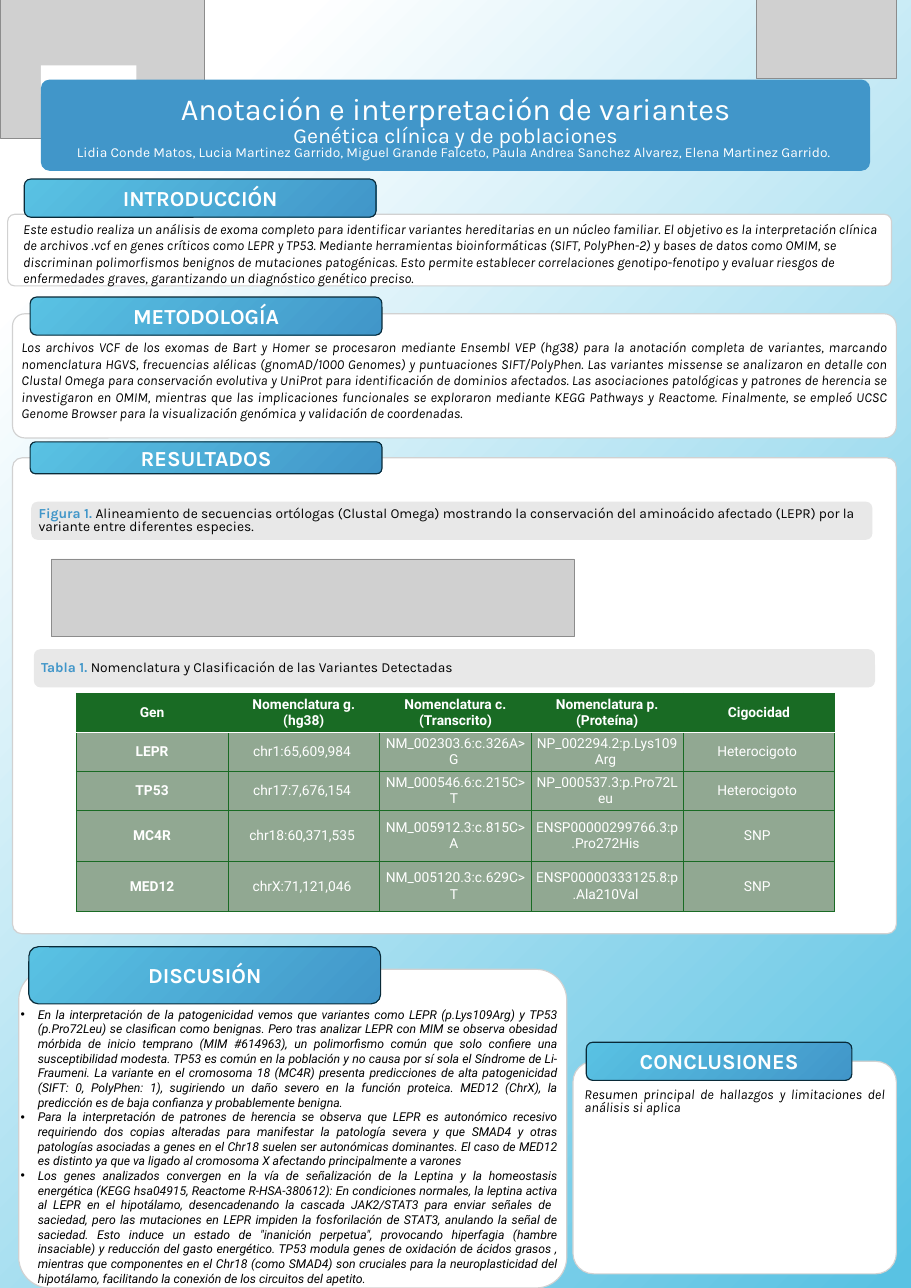
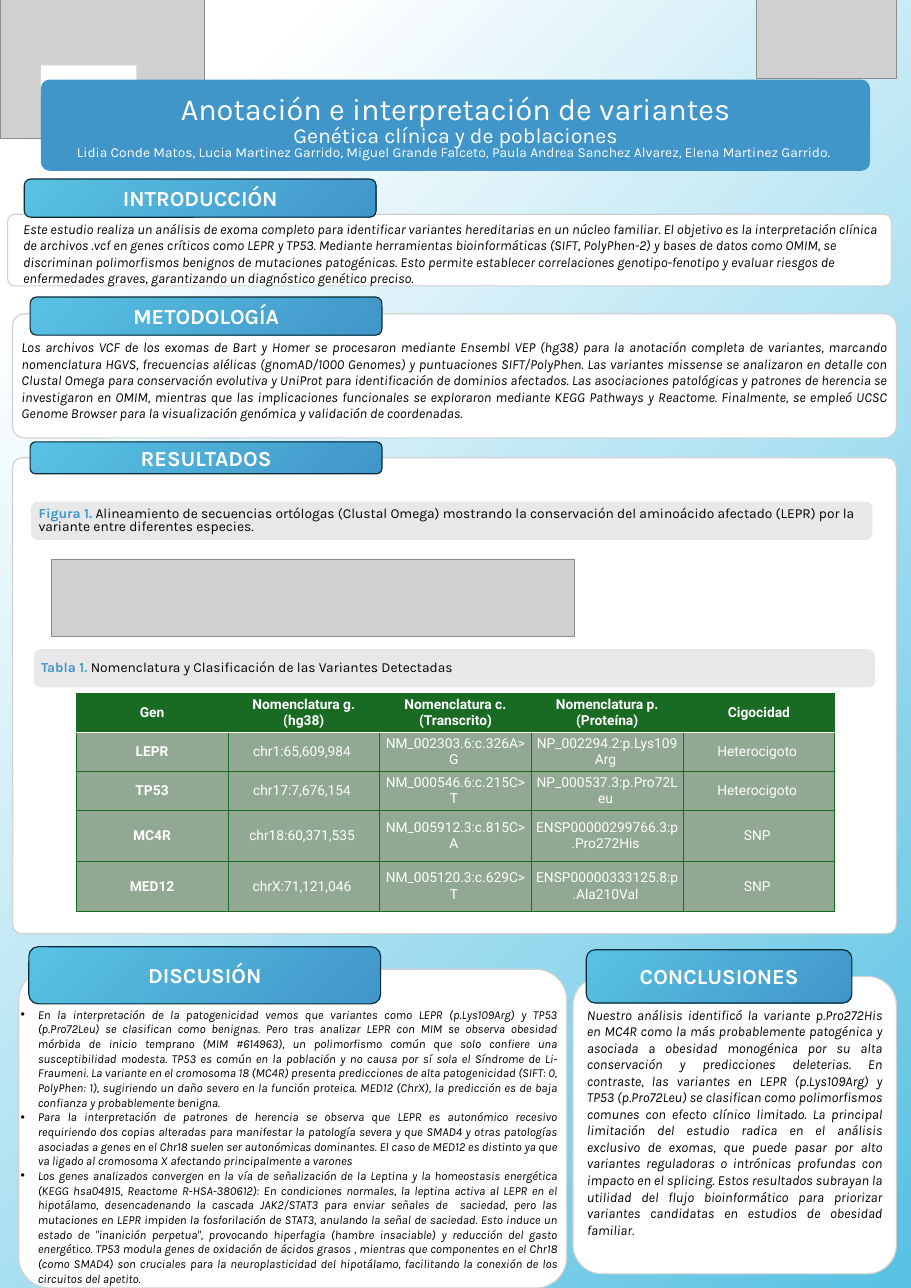
Before and after one commit to luciam99/Genetica-Actividad-3, a slide deck: slide 1 of Plantilla_poster_Bioinfo_4P_UNIR.pptx. Drawn at 911x1288 pixels with LibreOffice and Linux fonts; fonts in the diff are those of the drawing; grey boxes stand for pictures. Boxes give left, top, right and bottom in pixels: in the first picture for what was removed or moved away, otherwise in the second. Text is boxed around its words. In the diff, an @@ line names an element or a change of style, - is before the commit and + after.

```diff
--- a/Plantilla_poster_Bioinfo_4P_UNIR.pptx
+++ b/Plantilla_poster_Bioinfo_4P_UNIR.pptx
@@ rounded rectangle "CONCLUSIONES": place and size @@
-rounded rectangle "CONCLUSIONES" at box(586, 1043, 852, 1081)
+rounded rectangle "CONCLUSIONES" at box(586, 950, 852, 1004)
@@ rounded rectangle "Nuestro análisis identificó la variante ...": place and size @@
-rounded rectangle "Nuestro análisis identificó la variante ..." at box(573, 1062, 897, 1275)
+rounded rectangle "Nuestro análisis identificó la variante ..." at box(573, 977, 897, 1275)
@@ text "En la interpretación de la ..." at box(38, 1010, 557, 1287): font Roboto to Karla @@
@@ text in rounded rectangle at box(587, 1010, 883, 1235): text changed @@
-Resumen principal de hallazgos y limitaciones del análisis si aplica
+Nuestro análisis identificó la variante p.Pro272His en MC4R como la más probablemente patogénica y asociada a obesidad monogénica por su alta conservación y predicciones deleterias. En contraste, las variantes en LEPR (p.Lys109Arg) y TP53 (p.Pro72Leu) se clasifican como polimorfismos comunes con efecto clínico limitado. La principal limitación del estudio radica en el análisis exclusivo de exomas, que puede pasar por alto variantes reguladoras o intrónicas profundas con impacto en el splicing. Estos resultados subrayan la utilidad del flujo bioinformático para priorizar variantes candidatas en estudios de obesidad familiar.
```
